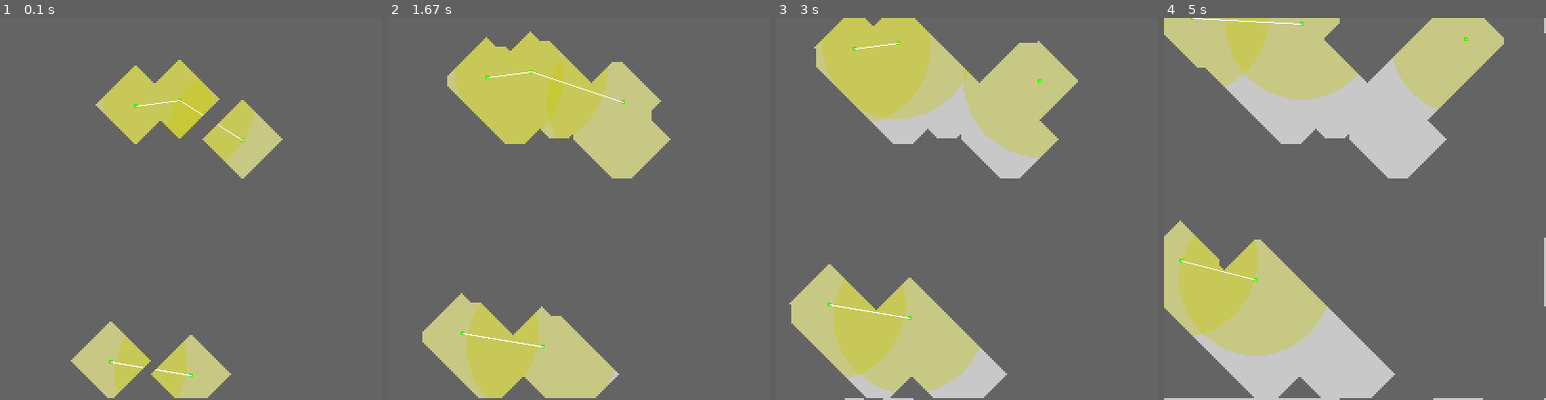
Above: before the commit, frames 1-4 (left to right).
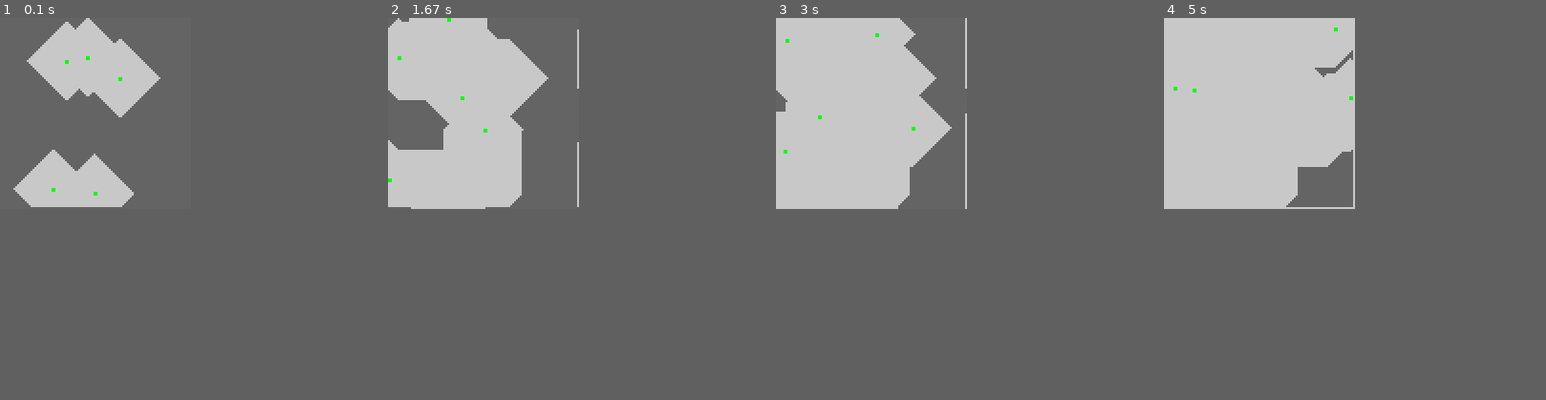
Above: after the commit, the same moments.

Repository: R1leMargoulin/RAPID
Game: pygame game, started from examples/program_examples/simulation_example.py
Same seed, same stepped clock (60 frames per second), same inputs: the game is played once before the commit and once after it.
Inputs:
- Up to frame 1 (0.1 s): no input
- Up to frame 2 (1.67 s): no input
- Up to frame 3 (3 s): no input
- Up to frame 4 (5 s): tap Enter every 0.33 s from 3.33 to 4.67 s
In our replay, the window is 400x400 before the commit and 200x200 after it. These sizes can differ from the game's own. Grey fills any space a smaller window leaves; there, only what the larger window draws over its background counts as a difference.

The runs differ from the first frame. In frame 1, 17% of the frame differs, in the area x 3-74%, y 0-100%; in frame 2, 32%; in frame 3, 39%; in frame 4, 44%, in the area x 0-100%, y 0-100%.

Commit message:
MinPos : Ok for blackboard

Diff:
--- a/RAPID/Agents.py
+++ b/RAPID/Agents.py
@@ -79,6 +79,7 @@
             else:
                 self.env.agents_tools["blackboard"]={}
                 self.env.agents_tools["blackboard"]["occupancy_grid"]=np.full((self.env.width, env.height), OG_UNKNOWN_CELL)
+                self.env.agents_tools["blackboard"]["robot_positions"]={}
                 if self.env.full_knowledge:
                     self.env.agents_tools["blackboard"]["occupancy_grid"] = self.env.real_occupancy_grid
                     # self.env.agents_tools["blackboard"]["occupancy_grid"] *= OG_FREE_CELL #make all cell free
@@ -89,6 +90,7 @@
 
         elif self.communication_mode == "limited":
             self.belief_space = {"occupancy_grid":np.full((self.env.width, env.height), OG_UNKNOWN_CELL), "interest_points":{}}
+            self.belief_space["robot_positions"] = {}
             if self.env.full_knowledge:
                 self.belief_space["occupancy_grid"] = self.env.real_occupancy_grid
                 #TODO clean le code en commentaire, je le farde en backup au cas ou la.
@@ -183,8 +185,11 @@
         self.rect.centerx = int(self.transform.x)
         self.rect.centery = int(self.transform.y)
 
+        if self.communication_mode == "blackboard":
+            self.env.agents_tools["blackboard"]["robot_positions"].update({ self.robot_id:{"position":(self.transform.x, self.transform.y), "step":self.env.step} }) #we add the step in order to keep the most recent known position when merging.
         if self.env.communication_mode == "limited":
             #same for communication Halo
+            self.belief_space["robot_positions"].update({ self.robot_id:{"position":(self.transform.x, self.transform.y), "step":self.env.step} }) #we add the step in order to keep the most recent known position when merging.
             self.communication_halo.rect.centerx = int(self.transform.x)
             self.communication_halo.rect.centery = int(self.transform.y)
 
@@ -246,7 +251,7 @@
 
         return neighbors
 
-    def belief_transfer(self): #TODO, implementer le transfert des beliefs plus tard.
+    def belief_transfer(self): #TODO, faire un trnsfert de beliefs dans l blackboard, donc mettre le behavior_space aussi dans les robots en BB.
         """
         va transférer la table de beliefs (la grille d'occupation uniquement pour le moment) à tous les voisins de communiation.
         """
@@ -255,7 +260,6 @@
             pass
 
     def recieve_belief(self, sender_belief_space):
-        #TODO
         #dans un premiers temps, on ne partage que la grille d'occupation.
         #en supposant que le sensing de chaque agent est correct (on y mettra des probabilités plus tard, en ajoutant un layer) on peut simplement merge les deux grilles en prennant le max de chacune
         #car -1 = unknown, 0 = free, 1 = obstacle, et quand c'est plus grand c'est des points d'interets.
@@ -265,7 +269,7 @@
 
     def __init__(self, env, robot_id, size = 1, color = (0, 255, 0), init_transform = (0,0,0), max_speed = (1.0,0.0,1.5),vision_range=20, communication_mode="blackboard", communication_range = 40, communication_frequency = 10, behavior_to_use = "random"):
         super().__init__(env, robot_id, size, color, init_transform= init_transform, max_speed=max_speed, communication_range=communication_range, communication_frequency=communication_frequency)
-        self.behavior_space = ["random", "target_djikstra", "nearest_frontier"]
+        self.behavior_space = ["random", "target_djikstra", "nearest_frontier", "minpos"]
 
         #handle behavior space string
         if not( behavior_to_use in self.behavior_space) :
@@ -276,7 +280,6 @@
 
     def update(self, screen):
         # self.behavior_diff_move_random()
-
         match self.behavior:
             case "random":
                 self.behavior_diff_move_random()
@@ -284,6 +287,8 @@
                 self.behavior_target_djikstra()
             case "nearest_frontier":
                 self.nearest_frontier_search_behavior()
+            case "minpos":
+                self.minpos_behavior()
         super().update(screen)
 
     def behavior_diff_move_random(self):
@@ -396,6 +401,39 @@
                         distance = hdist
                         self.target = tuple(f.tolist()) #set the frontier as new target
 
+    def minpos_behavior(self):
+        """
+        Frontier based behavior where:
+        - The frontiers are grouped into clusters
+        - each cluster is given a cost depending on the distance and on robots that are closer to this frontier using the wavefront propagation algorithm (WPA)
+        - the robot chose the frontier with the lowest cost
+        """
+        #first of all, sense the environment
+        self.sense()#first of all sense the env.
+
+        if self.communication_mode == "blackboard":
+            if np.any(self.target):#si on a une target
+                if self.path_to_target: #If we have a path to our target, we continue this path.
+                    self.navigate_through_target_path()
+                    pass
+                else: #if we don't have any path, then compute it with our target
+                    self.path_to_target = a_star_search(self.env.agents_tools["blackboard"]["occupancy_grid"], (int(self.transform.x),int(self.transform.y)), (self.target[0], self.target[1])) #from utils : A* Path calculation
+
+            else: #sinon on va chercher les frontières.
+                #frontier detection from BB
+                frontiers = find_frontier_cells(self.env.agents_tools["blackboard"]["occupancy_grid"]) #from utils
+                cluster_centers = cluster_frontier_cells(self.env.agents_tools["blackboard"]["occupancy_grid"], frontiers, self.vision_range) #from utils : make cluster fontiers
+                #TODO faire une liste de positions des robots
+                #posdict_list = (self.env.agents_tools["blackboard"]["robot_positions"].values())
+                pos_list_float = [pos["position"] for pos in list(self.env.agents_tools["blackboard"]["robot_positions"].values())] #list of float xy position of all robots
+                pos_list_int = [(int(x), int(y)) for x,y in pos_list_float]
+                weighted_clusters = wavefront_propagation_algorithm(self.env.agents_tools["blackboard"]["occupancy_grid"], (int(self.transform.x), int(self.transform.y)), pos_list_int, cluster_centers)
+                self.target = min(weighted_clusters, key=weighted_clusters.get) #then we take the cluster with the minimum cost
+
+        elif self.communication_mode == "limited":
+            pass
+
+
     def navigate_through_target_path(self):
         #we should be nearby the first point of the path, else we delete it and we'll compute an other one:
         if euclidian_distance((int(self.transform.x), int(self.transform.y)), (self.path_to_target[0][0], self.path_to_target[0][1])) <= 2:
--- a/RAPID/utils.py
+++ b/RAPID/utils.py
@@ -85,7 +85,137 @@
 
     return frontier_cells
 
-
+def cluster_frontier_cells(grid, frontier_cells, vision_range):
+    """
+    Cluster frontier cells into groups considering walls and vision range.
+
+    Parameters:
+    - grid: 2D numpy array representing the grid.
+    - frontier_cells: List of frontier cell coordinates.
+    - vision_range: The vision range of the robot.
+
+    Returns:
+    - cluster_centers: List of cluster center coordinates.
+    """
+    def is_within_range(cell1, cell2, vision_range):
+        """Check if two cells are within the vision range."""
+        return np.linalg.norm(np.array(cell1) - np.array(cell2)) <= vision_range
+
+    def is_path_clear(grid, start, end):
+        """Check if there is a clear path between start and end cells."""
+        rr, cc = zip(start, end)
+        cells_between = zip(np.linspace(rr[0], rr[1], num=max(abs(rr[0]-rr[1]), abs(cc[0]-cc[1]))+1, dtype=int),
+                            np.linspace(cc[0], cc[1], num=max(abs(rr[0]-rr[1]), abs(cc[0]-cc[1]))+1, dtype=int))
+        for cell in cells_between:
+            if grid[cell] == 1:
+                return False
+        return True
+
+    def form_clusters(frontier_cells, vision_range):
+        """Form clusters based on vision range and walls."""
+        clusters = []
+        visited = set()
+
+        for cell in frontier_cells:
+            if tuple(cell) not in visited:
+                cluster = [cell]
+                visited.add(tuple(cell))
+                stack = [cell]
+
+                while stack:
+                    current_cell = stack.pop()
+                    for other_cell in frontier_cells:
+                        if tuple(other_cell) not in visited and is_within_range(current_cell, other_cell, vision_range):
+                            # Check if there is a direct path not blocked by walls
+                            if is_path_clear(grid, current_cell, other_cell):
+                                # Ensure the new cell is within vision range of all cells in the cluster
+                                if all(is_within_range(other_cell, c, vision_range) for c in cluster):
+                                    cluster.append(other_cell)
+                                    visited.add(tuple(other_cell))
+                                    stack.append(other_cell)
+
+                clusters.append(cluster)
+
+        return clusters
+
+    clusters = form_clusters(frontier_cells, vision_range)
+    cluster_centers = [np.mean(cluster, axis=0) for cluster in clusters]
+
+    return np.round(cluster_centers)
+
+def wavefront_propagation_algorithm(grid, self_position, robot_positions, frontier_clusters, weight_of_closer_robots = 10):
+    """
+    Perform wavefront propagation from frontiers clusters (also works with simple frontiers) to determine their score depending on it's distance and the robots closer to the one computing this algorithm.
+
+    parameters:
+    - grid: 2D numpy array representing the grid.
+    - self_position:(int,int) = position xy of the robot computing this algorithm.
+    - robot_positions: List of robot positions (row, col).
+    - frontier_clusters: List of frontier cluster centers (row, col).
+    - weight_of_closer_robots:int(default 10) = degree of penalty on a frontier score caused by closer robot on a frontier
+
+    returns:
+    - frontier_scores: Dictionary with frontier cluster centers as keys and scores as values.
+    """
+    def propagate(start_pos):
+        """Propagate the wavefront from the start position."""
+        width, height = grid.shape
+        wavefront_map = np.full_like(grid, -1, dtype=int)  #this keeps tracks of explored cells by the WPA, in order to avoid multiple calculations for a cell.
+        wavefront_map[start_pos] = 0
+        next_queue = [start_pos]
+        queue = []
+
+        robots_touched = 0 #keeps tracks of the closer robots to the frontier
+        frontier_distance_score = 0 #keeps track of the distance from the frontier to the robot doing this calculation
+        reached_robot = False #propagation happens until a robot is reached
+
+        # print(next_queue)
+
+        while not reached_robot:
+
+            if(len(queue) == 0):
+                queue = next_queue
+                next_queue = []
+            #add 1 distance at each propagations
+            frontier_distance_score += 1
+
+            for i in queue:
+                current = queue.pop(0)
+                current_value = wavefront_map[current]
+                neighbours = get_direct_neighbors(current, width, height)
+
+                for n in neighbours:
+                    if 0 <= n[0] < width and 0 <= n[1] < height: #verif that the neighbor is inbound
+                        #If the neighbor is correct, we add the neighbors to the queue and we add 1 to the distance metric
+                        if wavefront_map[n[0], n[1]] == -1:  # Unvisited cell on the wavefront map
+                            if grid[n[0], n[1]] == OG_FREE_CELL or grid[n[0], n[1]] == OG_UNKNOWN_CELL:  # Free cell in real env
+                                wavefront_map[n[0], n[1]] = current_value + 1
+                                next_queue.append((n[0], n[1])) #we append the correct neighbour to the next queue.
+                            elif grid[n[0], n[1]] == OG_WALL:
+                                wavefront_map[n[0], n[1]] = current_value + 1 #we update the wavefront map but not append the wall to the next_queue
+
+                            #print(f"{(n[0], n[1])}//{self_position}") #TODO : trouver pourquoi ca y est jamais
+                            if (n[0], n[1]) == self_position: # Stop if the wavefront reaches the "main" robot (the one doing the calculations)
+                                # print("found")
+                                reached_robot = True
+                            #if a robot is touched by the propagation, we add it's coordinates to the list
+                            elif (n[0], n[1]) in robot_positions:  # Robot cell
+                                robots_touched += 1
+
+        return frontier_distance_score, robots_touched
+
+    frontier_scores = {}
+
+        #
+
+
+    for frontier in frontier_clusters:
+        fx, fy = int(frontier[0]), int(frontier[1])
+        frontier_distance_score, robots_touched = propagate((fx, fy))
+
+        frontier_scores[(fx, fy)] = frontier_distance_score + robots_touched * weight_of_closer_robots
+
+    return frontier_scores
 
 def heuristic(a, b):
     """
@@ -186,7 +316,6 @@
         total_path.append(current)
     return total_path[::-1]  # Return the reversed path
 
-
 def euclidian_distance(point1,point2):
     """
     give the euclidian distance between 2 points\\
@@ -199,8 +328,6 @@
     """
     return np.sqrt((point1[0]-point2[0])**2+(point1[1]-point2[1])**2)
 
-
-
 def heuristic_frontier_distance(start, goal, grid):
     """
     Calculate a heuristic distance by considering obstacles.
--- a/examples/program_examples/simulation_example.py
+++ b/examples/program_examples/simulation_example.py
@@ -9,8 +9,8 @@
 
 
 # Define constants for the screen width and height
-SCREEN_WIDTH = 200
-SCREEN_HEIGHT = 200
+SCREEN_WIDTH = 100
+SCREEN_HEIGHT = 100
 BACKGROUND_COLOR = (200, 200, 200)
 
 ENV_IMAGE_PATH = "/home/erwan/Documents/tests_simulations/RAPID/images_env/test_200_200.png"# CHANGE THE PATH
@@ -26,7 +26,7 @@
 
     #env = TargetPointEnvironment(background_color= BACKGROUND_COLOR, env_image=img, amount_of_agents_goal=2, scaling_factor=2)
     #env = ExplorationEnvironment(render= True, background_color= BACKGROUND_COLOR, env_image=img, full_knowledge=False, scaling_factor=4)
-    env = ExplorationEnvironment(width=SCREEN_WIDTH, height=SCREEN_HEIGHT, background_color= BACKGROUND_COLOR, full_knowledge=False, scaling_factor=2, communication_mode="limited")
+    env = ExplorationEnvironment(width=SCREEN_WIDTH, height=SCREEN_HEIGHT, background_color= BACKGROUND_COLOR, full_knowledge=False, scaling_factor=2, communication_mode="blackboard")
 
 
     for i in range(NB_GROUND_AGENTS):
@@ -39,7 +39,10 @@
                                     robot_id=len(env.agents)+1,
                                     init_transform=init_pos,
                                     max_speed=(2,0,0.5),
-                                    behavior_to_use="nearest_frontier", #change to target_djikstra with a target point env.
+                                    behavior_to_use="minpos", #change to target_djikstra with a target point env.
+                                    vision_range=20,
+                                    communication_range=40,
+                                    communication_frequency=10,
                                 ))
 
 
